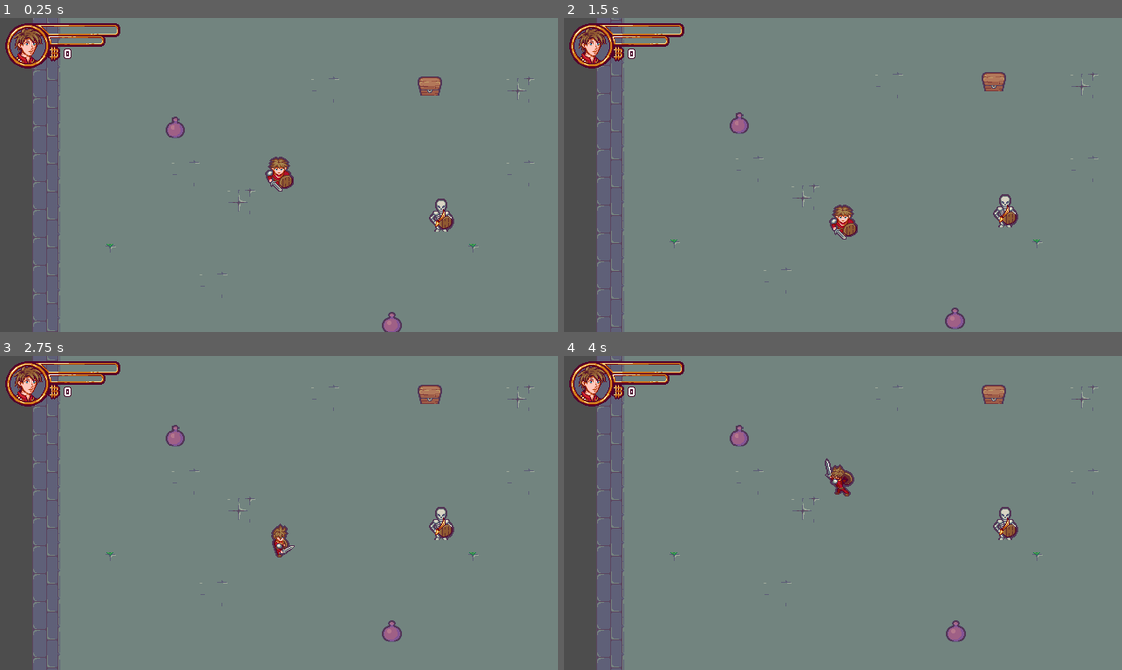
Above: before the commit, frames 1-4 (two rows, left to right).
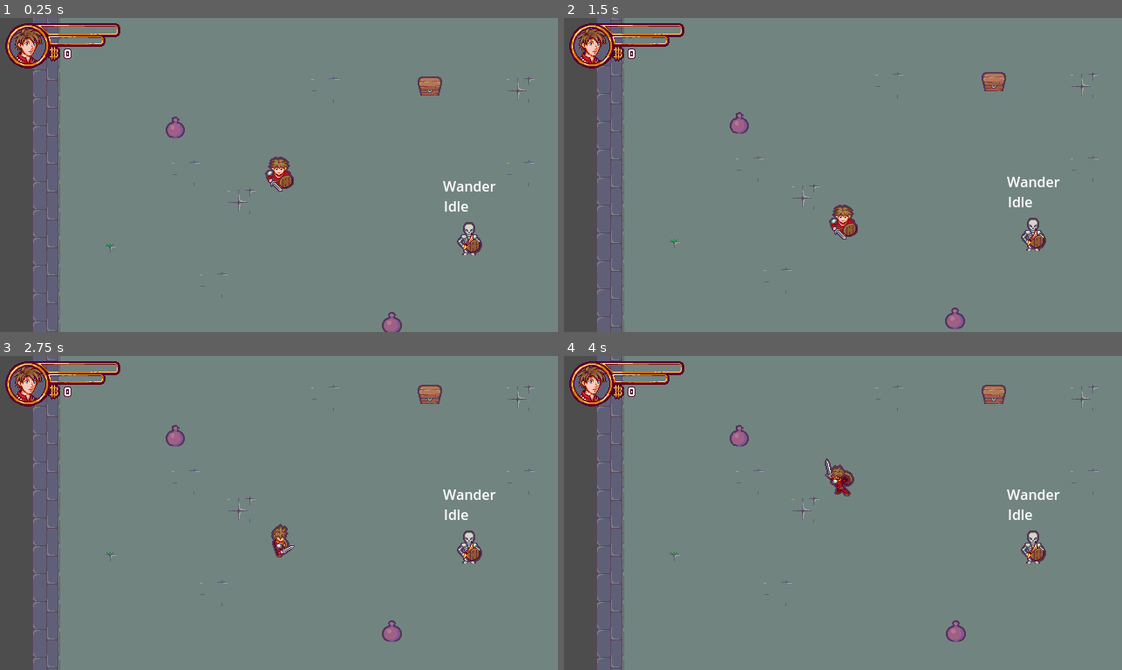
Above: after the commit, the same moments.

Repository: sylvainlap/game-002
Game: Godot game, scene res://Scenes/Levels/level.tscn
Two runs of this game, one before a commit and one after it. Both use one fixed random seed, a clock stepped at 60 frames per second and the inputs below. Sound files missing from this copy of the repository are replaced by a short silence.
Inputs:
- Up to frame 1 (0.25 s): no input
- Up to frame 2 (1.5 s): tap Enter (ui_accept) at 0.5, 0.77 s; hold Right (ui_right) 0.53-1.28 s; hold Down (ui_down) from 1.28 s (still down)
- Up to frame 3 (2.75 s): tap Enter (ui_accept) at 1.52 s; release Down (ui_down) at 2.03 s; hold Right (ui_right) from 2.03 s (still down)
- Up to frame 4 (4 s): release Right (ui_right) at 2.78 s; hold Up (ui_up) 2.78-3.53 s; tap Enter (ui_accept) at 3.02, 3.77 s; hold Left (ui_left) from 3.53 s (still down)

The runs differ from the first frame. In frame 1, 0.8% of the frame differs, in the area x 76-89%, y 51-76%; in frame 2, 0.8%; in frame 3, 0.8%; in frame 4, 0.8%.

Commit message:
chore: video 12 finished

Diff:
--- /dev/null
+++ b/Scenes/Actors/Enemies/Skeleton/States/attack.gd
@@ -0,0 +1,12 @@
+extends State
+class_name SkeletonAttackState
+
+@onready var cooldown = get_node("Cooldown")
+
+func enter_state() -> void:
+	owner.state_machine.set_state("Attack")
+	cooldown.start()
+
+
+func is_cooldown_running() -> bool:
+	return !cooldown.is_stopped() && !cooldown.is_paused()
--- /dev/null
+++ b/Scenes/Actors/Enemies/Skeleton/States/chase.gd
@@ -0,0 +1,9 @@
+extends State
+class_name SkeletonChaseState
+
+func enter_state() -> void:
+	owner.state_machine.set_state("Move")
+
+
+func update(delta: float) -> void:
+	owner.update_move_path(owner.target.global_position)
--- /dev/null
+++ b/Scenes/Actors/Enemies/Skeleton/States/move.gd
@@ -0,0 +1,5 @@
+extends State
+class_name SkeletonMoveState
+
+func update(delta: float) -> void:
+	owner.move_along_path(delta)
--- /dev/null
+++ b/Scenes/Actors/Enemies/Skeleton/States/wander.gd
@@ -0,0 +1,8 @@
+extends State
+class_name SkeletonWanderState
+
+func enter_state() -> void:
+	if owner.state_machine == null:
+		return
+
+	owner.state_machine.set_state("Idle")
--- a/Scenes/Actors/Enemies/Skeleton/skeleton.tscn
+++ b/Scenes/Actors/Enemies/Skeleton/skeleton.tscn
@@ -1,7 +1,13 @@
-[gd_scene load_steps=38 format=3 uid="uid://c6wmus4cqvgq6"]
+[gd_scene load_steps=46 format=3 uid="uid://c6wmus4cqvgq6"]
 
 [ext_resource type="PackedScene" uid="uid://bya3mc8wmmafc" path="res://Scenes/Actors/Enemies/enemy.tscn" id="1_ml3yf"]
 [ext_resource type="Texture2D" uid="uid://ciq1g308rup6j" path="res://Scenes/Actors/Enemies/Skeleton/Sprites/Squelette_SpriteSheet.png" id="2_aibn1"]
+[ext_resource type="Script" path="res://StateMachine/state_machine.gd" id="3_e24xs"]
+[ext_resource type="Script" path="res://Scenes/Actors/Enemies/Skeleton/States/move.gd" id="3_nu6cx"]
+[ext_resource type="Script" path="res://Scenes/Actors/Enemies/Skeleton/States/chase.gd" id="5_rg132"]
+[ext_resource type="Script" path="res://StateMachine/state_label.gd" id="5_ttfk5"]
+[ext_resource type="Script" path="res://Scenes/Actors/Enemies/Skeleton/States/wander.gd" id="6_yy50v"]
+[ext_resource type="Script" path="res://Scenes/Actors/Enemies/Skeleton/States/attack.gd" id="8_nb2ht"]
 
 [sub_resource type="AtlasTexture" id="AtlasTexture_w0848"]
 atlas = ExtResource("2_aibn1")
@@ -296,7 +302,14 @@
 [sub_resource type="RectangleShape2D" id="RectangleShape2D_qxsj0"]
 size = Vector2(45, 15)
 
+[sub_resource type="CircleShape2D" id="CircleShape2D_4uts0"]
+radius = 144.0
+
+[sub_resource type="CircleShape2D" id="CircleShape2D_lrjjw"]
+radius = 27.074
+
 [node name="Skeleton" instance=ExtResource("1_ml3yf")]
+SPEED = 170.0
 
 [node name="AnimatedSprite2D" parent="." index="0"]
 sprite_frames = SubResource("SpriteFrames_j8fa6")
@@ -306,5 +319,45 @@
 shape = SubResource("CircleShape2D_4en1j")
 
 [node name="CollisionShape2D" parent="AttackHitBox" index="0"]
-position = Vector2(1.5, 21)
+position = Vector2(0, 21)
 shape = SubResource("RectangleShape2D_qxsj0")
+
+[node name="Move" parent="StateMachine" index="1"]
+script = ExtResource("3_nu6cx")
+
+[node name="StateLabel" type="Label" parent="StateMachine" index="3"]
+offset_left = -29.0
+offset_top = -52.0
+offset_right = 30.0
+offset_bottom = -29.0
+script = ExtResource("5_ttfk5")
+
+[node name="BehaviourTree" type="Node2D" parent="." index="4"]
+script = ExtResource("3_e24xs")
+
+[node name="Wander" type="Node2D" parent="BehaviourTree" index="0"]
+script = ExtResource("6_yy50v")
+
+[node name="Chase" type="Node2D" parent="BehaviourTree" index="1"]
+script = ExtResource("5_rg132")
+
+[node name="Attack" type="Node2D" parent="BehaviourTree" index="2"]
+script = ExtResource("8_nb2ht")
+
+[node name="Cooldown" type="Timer" parent="BehaviourTree/Attack" index="0"]
+one_shot = true
+
+[node name="StateLabel" type="Label" parent="BehaviourTree" index="3"]
+offset_left = -30.0
+offset_top = -75.0
+offset_right = 30.0
+offset_bottom = -50.0
+size_flags_horizontal = 4
+size_flags_vertical = 0
+script = ExtResource("5_ttfk5")
+
+[node name="CollisionShape2D" parent="ChaseArea" index="0"]
+shape = SubResource("CircleShape2D_4uts0")
+
+[node name="CollisionShape2D" parent="AttackArea" index="0"]
+shape = SubResource("CircleShape2D_lrjjw")
--- a/Scenes/Actors/Enemies/enemy.gd
+++ b/Scenes/Actors/Enemies/enemy.gd
@@ -1,2 +1,122 @@
 extends Actor
 class_name Enemy
+
+@onready var behaviour_tree = get_node("BehaviourTree")
+@onready var chase_area = get_node("ChaseArea")
+@onready var attack_area = get_node("AttackArea")
+
+signal target_in_chase_area_changed
+signal target_in_attack_area_changed
+
+var target: Node2D = null
+var target_in_chase_area: bool = false : set = set_target_in_chase_area
+var target_in_attack_area: bool = false : set = set_target_in_attack_area
+var path: Array = []
+
+func set_target_in_chase_area(value: bool) -> void:
+	if value != target_in_chase_area:
+		target_in_chase_area = value
+		target_in_chase_area_changed.emit(target_in_chase_area)
+
+
+func set_target_in_attack_area(value: bool) -> void:
+	if value != target_in_attack_area:
+		target_in_attack_area = value
+		target_in_attack_area_changed.emit(target_in_attack_area)
+
+
+func _update_target() -> void:
+	if !target_in_attack_area && !target_in_chase_area:
+		target = null
+
+
+func update_move_path(dest: Vector2) -> void:
+	path = [dest]
+
+
+func move_along_path(delta: float) -> void:
+	if path.is_empty():
+		return
+
+	var dir = global_position.direction_to(path[0])
+	var dist = global_position.distance_to(path[0])
+
+	set_moving_direction(dir)
+
+	if dist <= SPEED * delta:
+		move_and_collide(dir * dist)
+		path.remove_at(0)
+	else:
+		move_and_collide(dir * SPEED * delta)
+
+
+func can_attack() -> bool:
+	return !get_node("BehaviourTree/Attack").is_cooldown_running() && target_in_attack_area
+
+
+func _update_behaviour_state() -> void:
+	if can_attack():
+		behaviour_tree.set_state("Attack")
+	elif target_in_chase_area:
+		behaviour_tree.set_state("Chase")
+	else:
+		behaviour_tree.set_state("Wander")
+
+
+func _ready() -> void:
+	chase_area.body_entered.connect(_on_chase_area_body_entered)
+	chase_area.body_exited.connect(_on_chase_area_body_exited)
+	attack_area.body_entered.connect(_on_attack_area_body_entered)
+	attack_area.body_exited.connect(_on_attack_area_body_exited)
+	target_in_chase_area_changed.connect(_on_target_in_chase_area_changed)
+	target_in_attack_area_changed.connect(_on_target_in_attack_area_changed)
+
+	super._ready()
+
+
+func _on_chase_area_body_entered(body: Node2D) -> void:
+	if body is Character:
+		set_target_in_chase_area(true)
+		target = body
+
+
+func _on_chase_area_body_exited(body: Node2D) -> void:
+	if body is Character:
+		set_target_in_chase_area(false)
+
+
+func _on_attack_area_body_entered(body: Node2D) -> void:
+	if body is Character:
+		set_target_in_attack_area(true)
+		target = body
+
+
+func _on_attack_area_body_exited(body: Node2D) -> void:
+	if body is Character:
+		set_target_in_attack_area(false)
+
+
+func _on_target_in_chase_area_changed(value: bool) -> void:
+	_update_target()
+	_update_behaviour_state()
+
+
+func _on_target_in_attack_area_changed(value: bool) -> void:
+	_update_target()
+
+	if target_in_attack_area:
+		_update_behaviour_state()
+
+
+func _on_moving_direction_changed() -> void:
+	if abs(get_moving_direction().x) > abs(get_moving_direction().y):
+		set_facing_direction(Vector2(sign(moving_direction.x), 0))
+	else:
+		set_facing_direction(Vector2(0, sign(moving_direction.y)))
+
+
+func _on_state_changed(state) -> void:
+	if state.name == "Idle" && state_machine.get_previous_state_name() == "Attack":
+		_update_behaviour_state()
+
+	super._on_state_changed(state)
--- a/Scenes/Actors/Enemies/enemy.tscn
+++ b/Scenes/Actors/Enemies/enemy.tscn
@@ -5,3 +5,11 @@
 
 [node name="Enemy" instance=ExtResource("1_u14ly")]
 script = ExtResource("2_35cmx")
+
+[node name="ChaseArea" type="Area2D" parent="." index="4"]
+
+[node name="CollisionShape2D" type="CollisionShape2D" parent="ChaseArea" index="0"]
+
+[node name="AttackArea" type="Area2D" parent="." index="5"]
+
+[node name="CollisionShape2D" type="CollisionShape2D" parent="AttackArea" index="0"]
--- a/Scenes/Actors/actor.gd
+++ b/Scenes/Actors/actor.gd
@@ -8,7 +8,7 @@
 signal moving_direction_changed
 signal facing_direction_changed
 
-const SPEED := 300.0
+@export var SPEED := 300.0
 
 var moving_direction := Vector2.ZERO: set = set_moving_direction, get = get_moving_direction
 var facing_direction := Vector2.DOWN: set = set_facing_direction, get = get_facing_direction
--- a/Scenes/Levels/level.tscn
+++ b/Scenes/Levels/level.tscn
@@ -149,9 +149,6 @@
 [node name="Character" parent="." instance=ExtResource("1_f37is")]
 position = Vector2(283, 243)
 
-[node name="Skeleton" parent="." instance=ExtResource("11_fd2qf")]
-position = Vector2(469, 292)
-
 [node name="UI_Container" type="CanvasLayer" parent="."]
 
 [node name="UI" type="Control" parent="UI_Container"]
@@ -201,3 +198,7 @@
 
 [node name="CoinFactory" type="Node2D" parent="."]
 script = ExtResource("10_cxcgg")
+
+[node name="Skeleton" parent="." instance=ExtResource("11_2atqc")]
+position = Vector2(501, 319)
+metadata/_edit_group_ = true
--- /dev/null
+++ b/StateMachine/state_label.gd
@@ -0,0 +1,13 @@
+extends Label
+class_name StateLabel
+
+func _ready() -> void:
+	get_parent().state_changed.connect(_on_state_changed)
+
+
+func _update_text(state: Node2D) -> void:
+	set_text(state.name)
+
+
+func _on_state_changed(new_state: Node2D) -> void:
+	_update_text(new_state)
Not shown: 1 places in Scenes/Levels/level.tscn that only renumber resources
